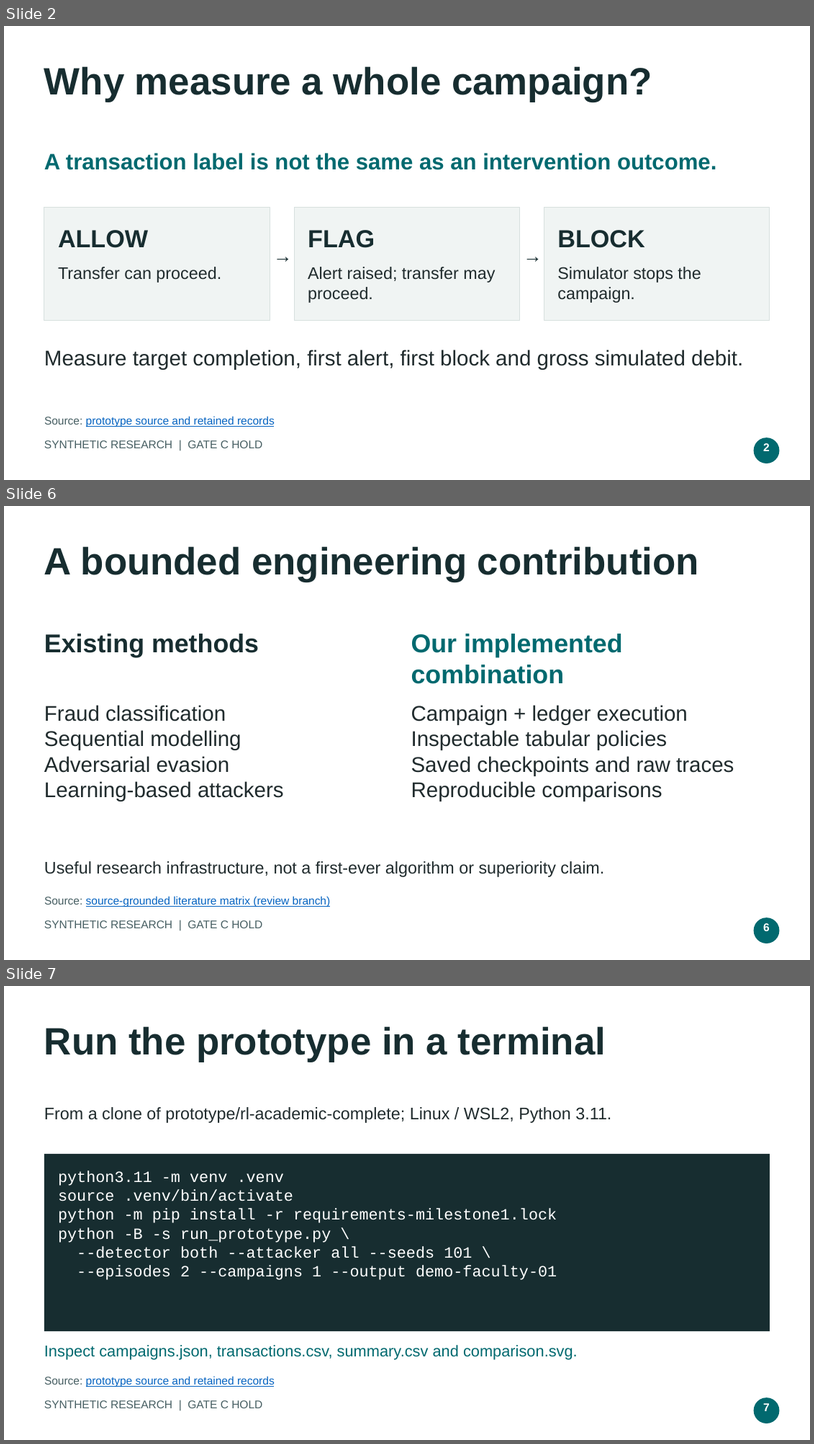
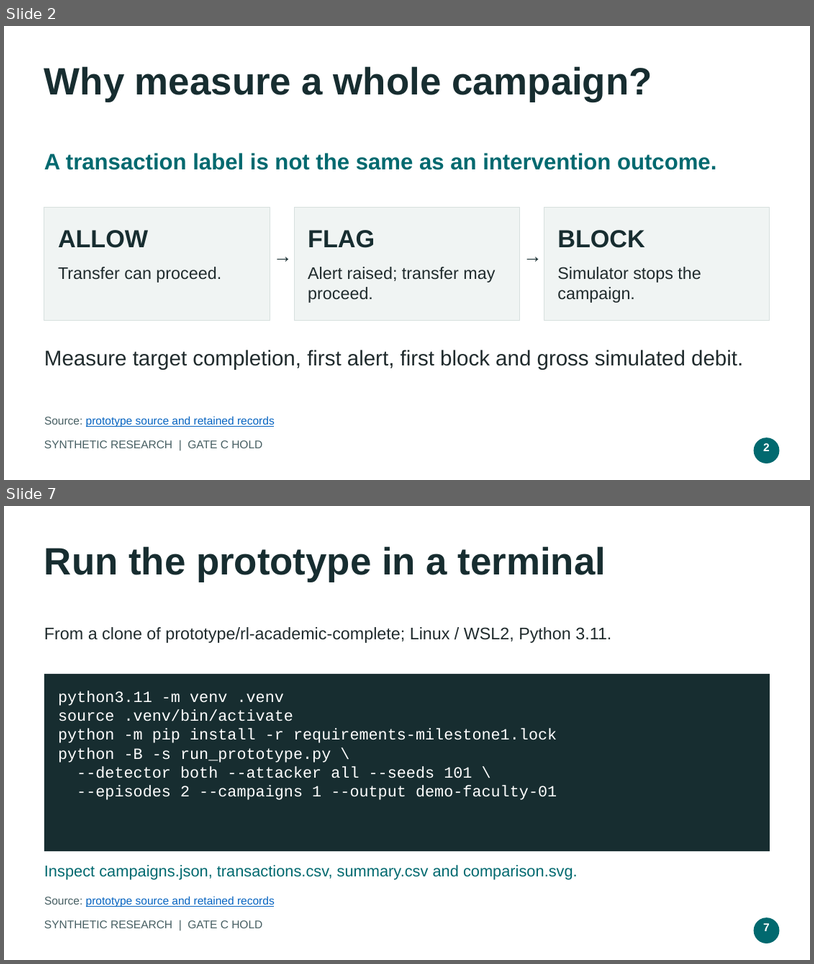
Before and after one commit to YuvakarthikKoduri/Campaign-Level-Adversarial-Stress-Testing-of-UPI-Fraud-Detection-Systems, a slide deck: research/review_materials/UPI_PROTOTYPE_FACULTY_8_SLIDES.pptx. Shown one above the other, each under a label of ours: slides 2, 6 and 7 before the commit, slides 2 and 7 after it; the slides between them are not shown. The pictures are 814x1444 and 814x964 pixels, drawn with LibreOffice and Linux fonts; fonts in the diff are those of the drawing. Boxes give left, top, right and bottom in pixels: in the first picture for what was removed or moved away, otherwise in the second. Text is boxed around its words. In the diff, an @@ line names an element or a change of style, - is before the commit and + after.

```diff
--- a/research/review_materials/UPI_PROTOTYPE_FACULTY_8_SLIDES.pptx
+++ b/research/review_materials/UPI_PROTOTYPE_FACULTY_8_SLIDES.pptx
@@ slide 6 removed at (4,506,810,960), background #FFFFFF @@
@@ text removed at (44,546,700,582) @@
-A bounded engineering contribution
@@ text removed at (44,633,259,657) @@
-Existing methods
@@ text removed at (412,633,623,684) @@
-Our implemented combination
@@ text removed at (44,705,284,801) @@
-Fraud classification
-Sequential modelling
-Adversarial evasion
-Learning-based attackers
@@ text removed at (412,705,734,801) @@
-Campaign + ledger execution
-Inspectable tabular policies
-Saved checkpoints and raw traces
-Reproducible comparisons
@@ text removed at (44,861,604,877) @@
-Useful research infrastructure, not a first-ever algorithm or superiority claim.
@@ text removed at (44,896,331,907) @@
-Source: source-grounded literature matrix (review branch)
@@ text removed at (44,920,262,928) @@
-SYNTHETIC RESEARCH | GATE C HOLD
@@ ellipse removed at (754,917,779,943) @@
@@ text removed at (764,923,770,931) @@
-6
```
Also in this commit, not shown: 4 slides changed, 2 slides added, 1 other slide removed, 12 other files.
